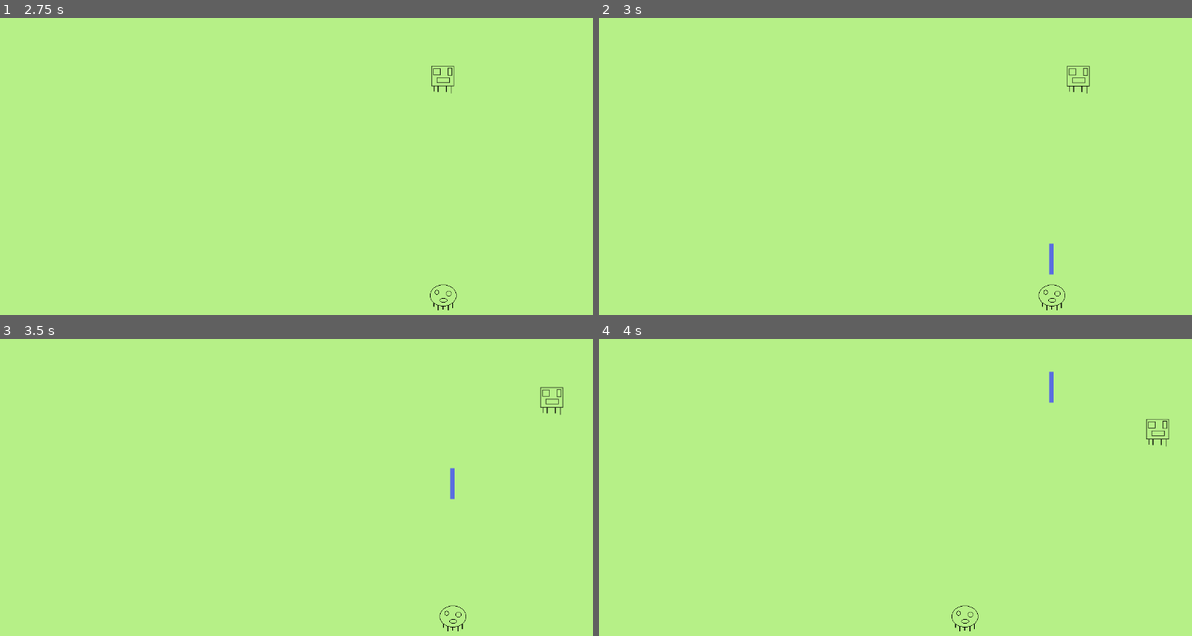
Above: before the commit, frames 1-4 (two rows, left to right).
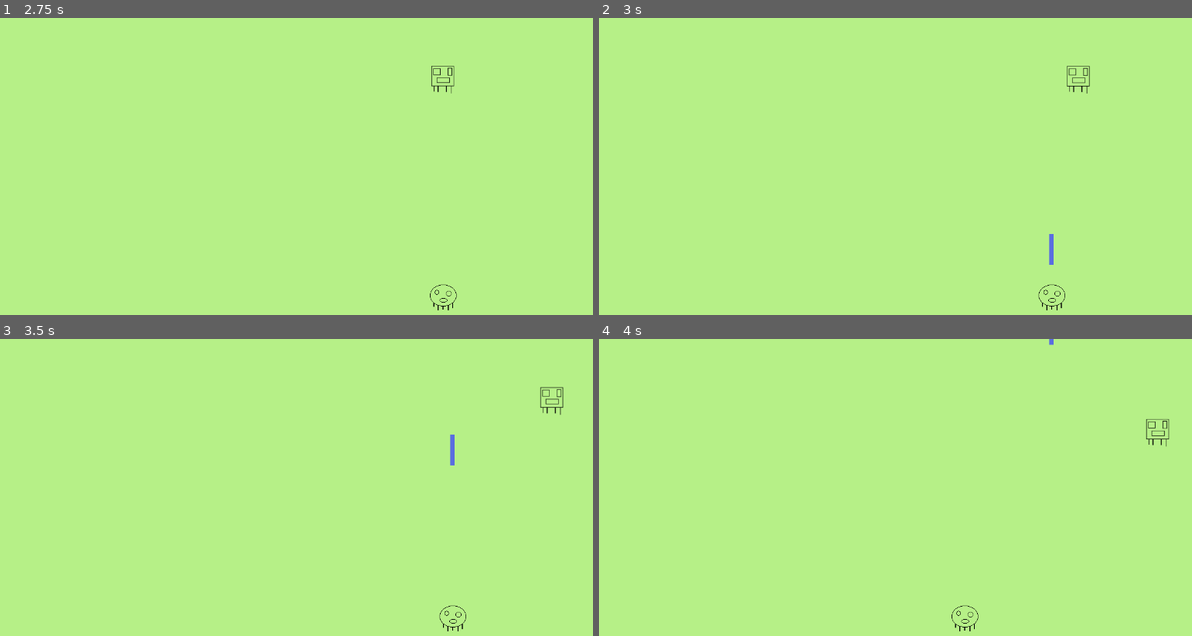
Above: after the commit, the same moments.

Repository: brandon-dodds/SpaceInvaders
Game: Godot game, scene res://scenes/Main.tscn
Same seed, same stepped clock (60 frames per second), same inputs: the game is played once before the commit and once after it. The project has no main scene, so this scene is started directly.
Inputs:
- Up to frame 1 (2.75 s): hold Right (ui_right) 0.53-1.28 s; hold Left (ui_left) 1.28-2.03 s; hold Right (ui_right) from 2.03 s (still down)
- Up to frame 2 (3 s): release Right (ui_right) at 2.78 s; hold Up (ui_up) from 2.78 s (still down)
- Up to frame 3 (3.5 s): keep holding Up (ui_up)
- Up to frame 4 (4 s): release Up (ui_up) at 3.53 s; hold Left (ui_left) from 3.53 s (still down)

Frame 1 is identical in both runs. In frame 2, less than 0.1% of the frame differs, in the area x 75-77%, y 72-87%; in frame 3, 0.2%, in the area x 75-77%, y 32-55%; in frame 4, 0.1%.

Commit message:
Shot speed be faster

Diff:
--- a/scenes/Main.tscn
+++ b/scenes/Main.tscn
@@ -27,12 +27,13 @@
 position = Vector2( 640, 580 )
 
 [node name="Shot" parent="." instance=ExtResource( 3 )]
+speed = 500
 
 [node name="Path2D" type="Path2D" parent="."]
 curve = SubResource( 1 )
 
 [node name="PathFollow2D" type="PathFollow2D" parent="Path2D"]
-position = Vector2( 85.2744, 128.98 )
+position = Vector2( 95.077, 124.868 )
 rotation = -3.88915e-06
 rotate = false
 
